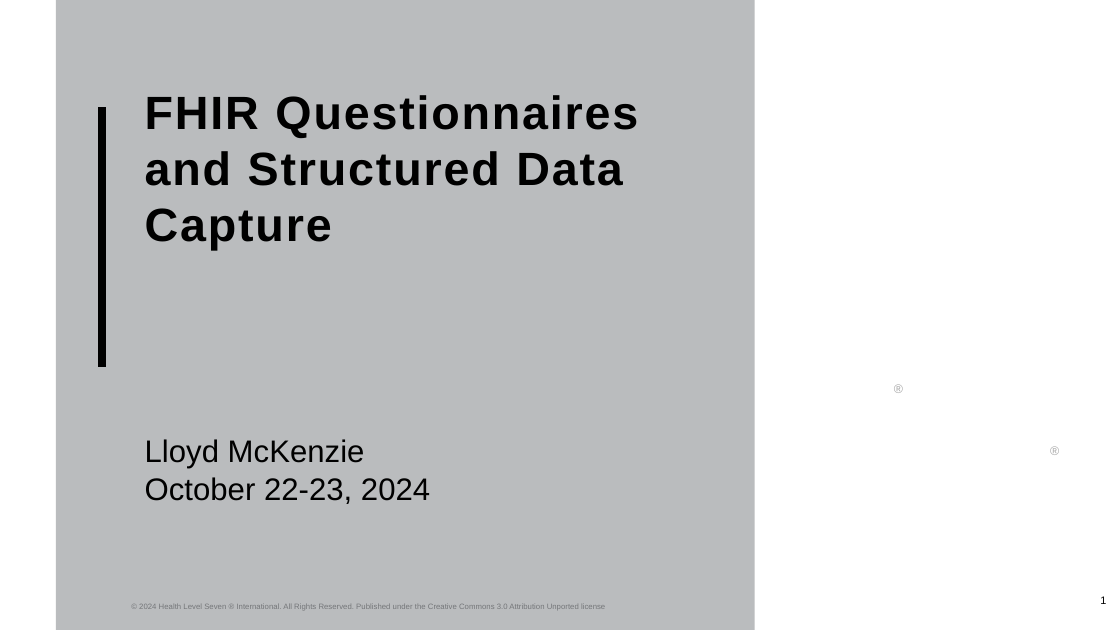
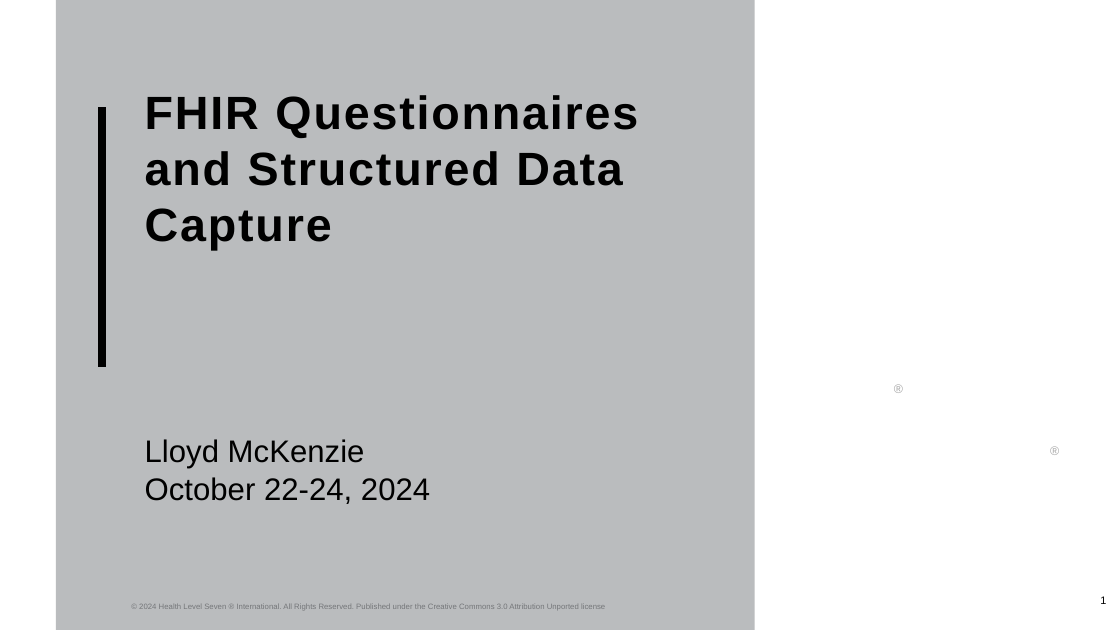
Before and after one commit to FHIR/documents, a slide deck: slide 1 of presentations/2024-10-Tutorials/2024-10 Questionnaire and SDC.pptx. Drawn at 1120x630 pixels with LibreOffice and Linux fonts; fonts in the diff are those of the drawing; background and template pictures are left out. Boxes give left, top, right and bottom in pixels: in the first picture for what was removed or moved away, otherwise in the second. Text is boxed around its words. In the diff, an @@ line names an element or a change of style, - is before the commit and + after.

Commit message:
Corrected dates

```diff
--- a/presentations/2024-10-Tutorials/2024-10 Questionnaire and SDC.pptx
+++ b/presentations/2024-10-Tutorials/2024-10 Questionnaire and SDC.pptx
@@ text at [145,477,430,504]: text changed @@
-October 22-23, 2024
+October 22-24, 2024
```
